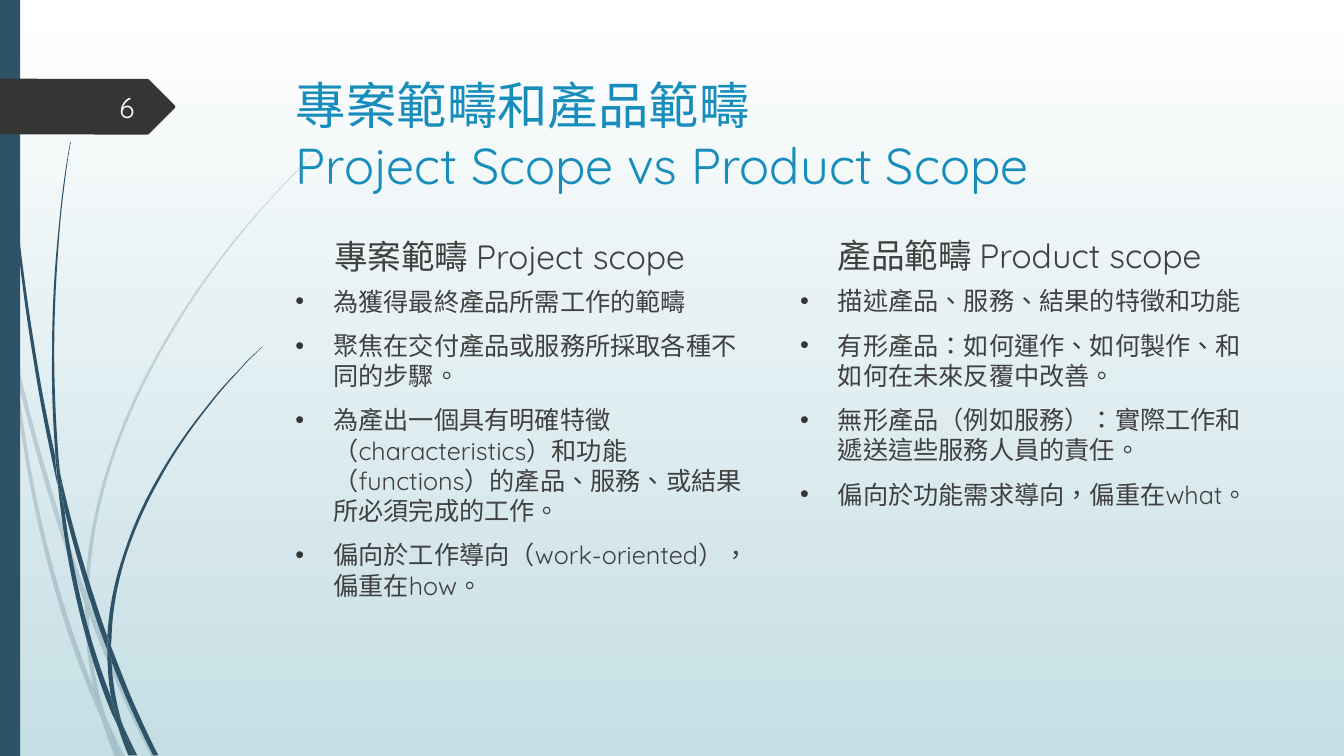
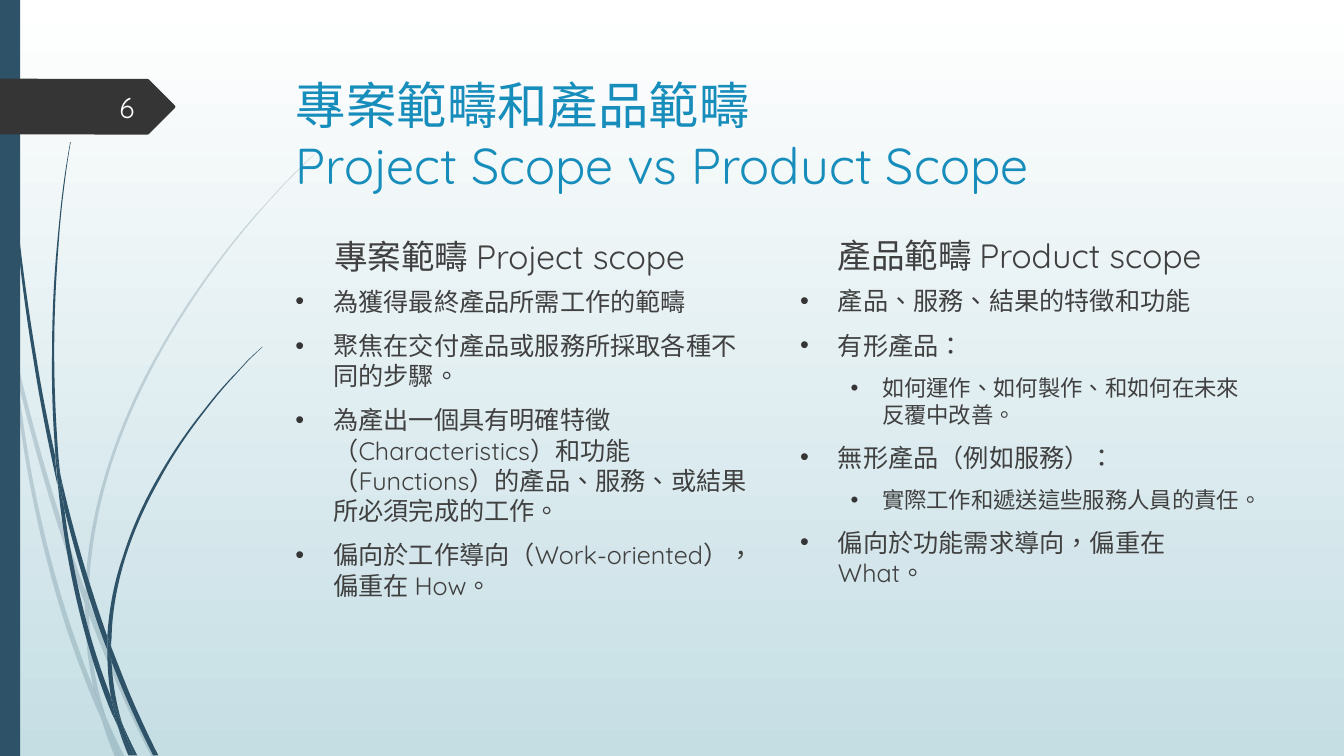
Before and after one commit to ywdeng/uscojywdeng, a slide deck: slide 6 of src/assets/1091/ProjectManagement/CH06/06.pptx. Drawn at 1344x756 pixels with LibreOffice and Linux fonts; fonts in the diff are those of the drawing. Boxes give left, top, right and bottom in pixels: in the first picture for what was removed or moved away, otherwise in the second. Text is boxed around its words. In the diff, an @@ line names an element or a change of style, - is before the commit and + after.

```diff
--- a/src/assets/1091/ProjectManagement/CH06/06.pptx
+++ b/src/assets/1091/ProjectManagement/CH06/06.pptx
@@ text at (838,289,1261,582): text changed @@
-• 描述產品、服務、結果的特徵和功能
-• 有形產品：如何運作、如何製作、和如何在未來反覆中改善。
-• 無形產品（例如服務）：實際工作和遞送這些服務人員的責任。
-• 偏向於功能需求導向，偏重在what。
+• 產品、服務、結果的特徵和功能
+• 有形產品：
+  • 如何運作、如何製作、和如何在未來反覆中改善。
+• 無形產品（例如服務）：
+  • 實際工作和遞送這些服務人員的責任。
+• 偏向於功能需求導向，偏重在 What。
@@ text at (333,408,753,597): text changed @@
-• 為產出一個具有明確特徵（characteristics）和功能（functions）的產品、服務、或結果所必須完成的工作。
-• 偏向於工作導向（work-oriented），偏重在how。
+• 為產出一個具有明確特徵（Characteristics）和功能（Functions）的產品、服務、或結果所必須完成的工作。
+• 偏向於工作導向（Work-oriented），偏重在 How。
```
Also in this commit, not shown: 16 other slides changed, 44 slides added, 3 slides removed, 4 other files.
